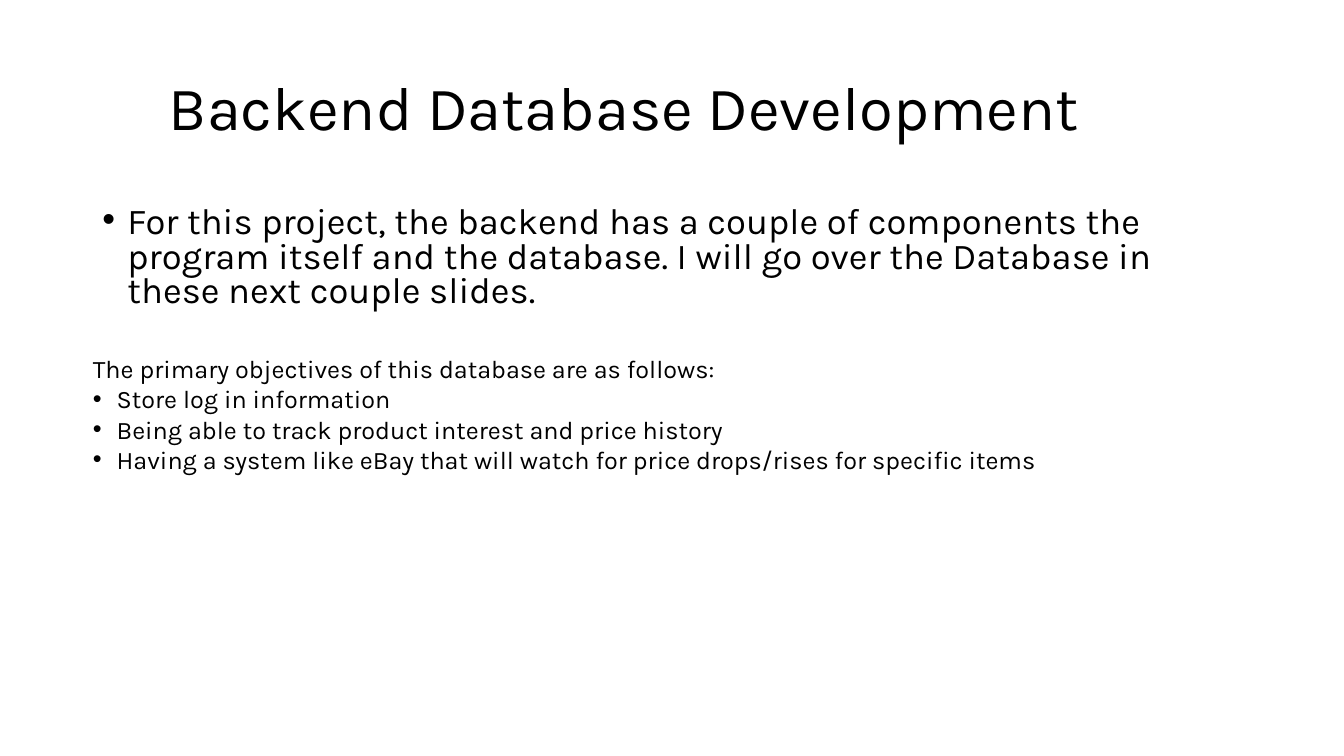
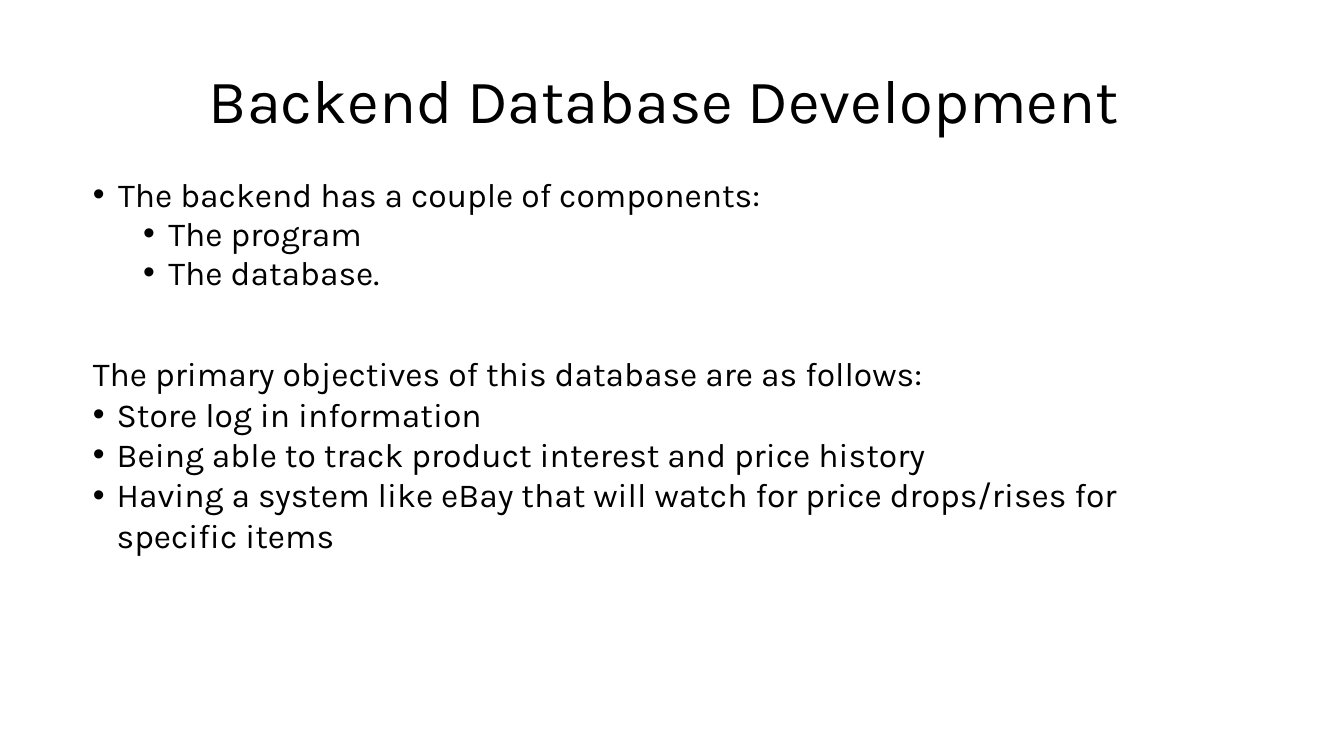
Before and after one commit to Jormungandr72/Cross-Website-Price-Checker, a slide deck: slide 7 of Documentation/Phase-One-Docs/CPT-200_Phase_One_Presentation.ppt. Drawn at 1344x756 pixels with LibreOffice and Linux fonts; fonts in the diff are those of the drawing. Boxes give left, top, right and bottom in pixels: in the first picture for what was removed or moved away, otherwise in the second. Text is boxed around its words. In the diff, an @@ line names an element or a change of style, - is before the commit and + after.

```diff
--- a/Documentation/Phase-One-Docs/CPT-200_Phase_One_Presentation.ppt
+++ b/Documentation/Phase-One-Docs/CPT-200_Phase_One_Presentation.ppt
@@ title "Backend Database Development" moved from (x1=169, y1=88, x2=1079, y2=145) to (x1=209, y1=81, x2=1119, y2=138) @@
@@ text at (x1=118, y1=184, x2=760, y2=286): text changed; size 26 to 24 pt @@
-• For this project, the backend has a couple of components the program itself and the database. I will go over the Database in these next couple slides.
+• The backend has a couple of components:
+  • The program
+  • The database.
@@ text "The primary objectives of this ..." at (x1=93, y1=363, x2=1117, y2=556): size 18 to 24 pt @@
```
Also in this commit, not shown: 1 other slide changed, 1 slide added.
